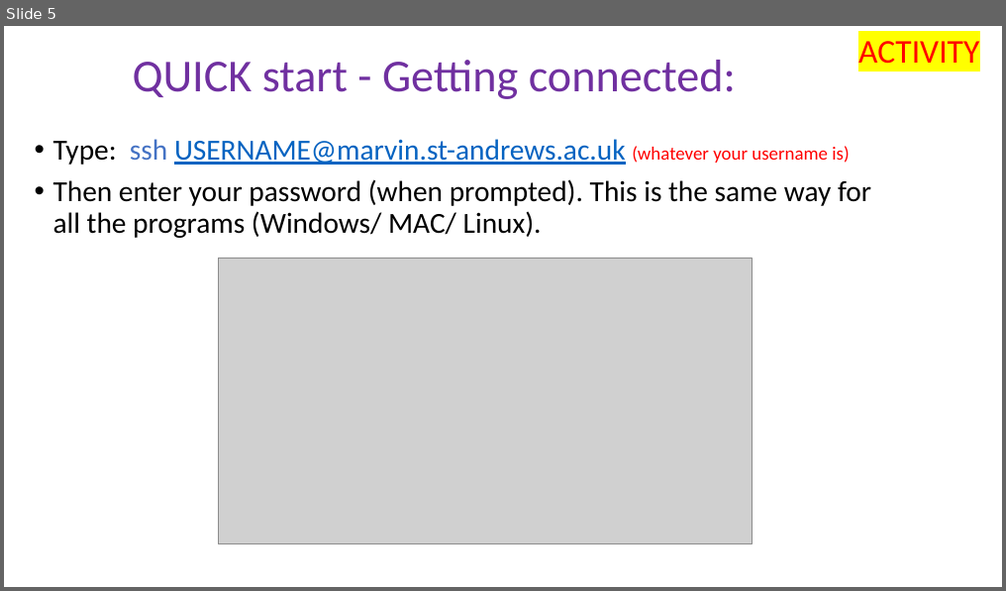
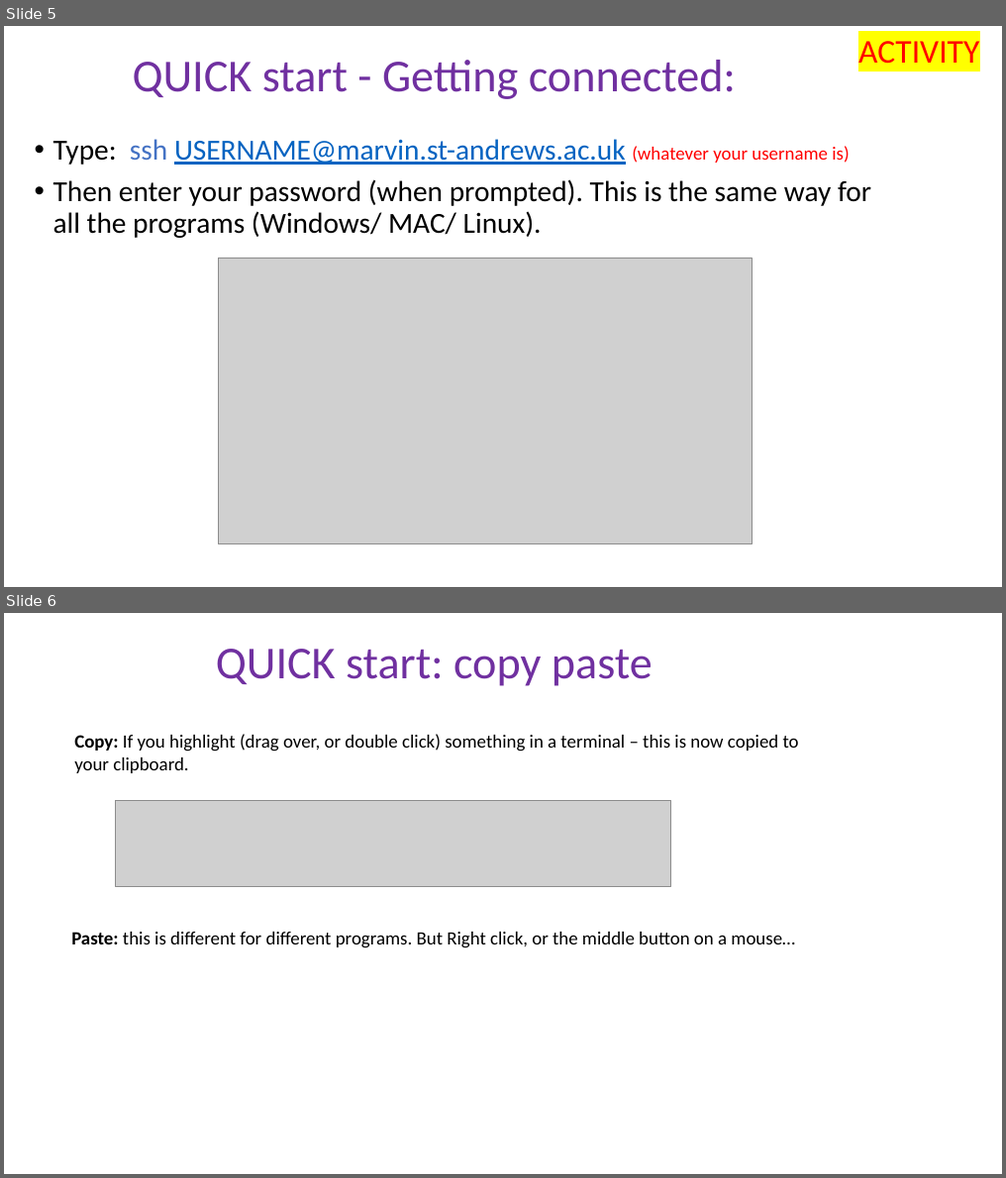
Before and after one commit to peterthorpe5/genome_assembly_workshop, a slide deck: Getting_started.pptx. Shown one above the other, each under a label of ours: slide 5 before the commit, slides 5 and 6 after it. The pictures are 1006x591 and 1006x1178 pixels, drawn with LibreOffice and Linux fonts; fonts in the diff are those of the drawing; grey boxes stand for pictures. Boxes give left, top, right and bottom in pixels: in the first picture for what was removed or moved away, otherwise in the second. Text is boxed around its words. In the diff, an @@ line names an element or a change of style, - is before the commit and + after.

```diff
--- a/Getting_started.pptx
+++ b/Getting_started.pptx
@@ slide 6 added at (x1=4, y1=613, x2=1002, y2=1174), background #FFFFFF @@
@@ title added at (x1=216, y1=649, x2=652, y2=686), 44 pt, text #7030A0 @@
+QUICK start: copy paste
@@ text added at (x1=74, y1=734, x2=799, y2=773), 18 pt, text #000000 @@
+Copy: If you highlight (drag over, or double click) something in a terminal – this is now copied to your clipboard.
@@ picture added at (x1=116, y1=801, x2=671, y2=887) @@
@@ text added at (x1=71, y1=932, x2=795, y2=949), 18 pt, text #000000 @@
+Paste: this is different for different programs. But Right click, or the middle button on a mouse…
```
Also in this commit, not shown: 1 slide changed.
